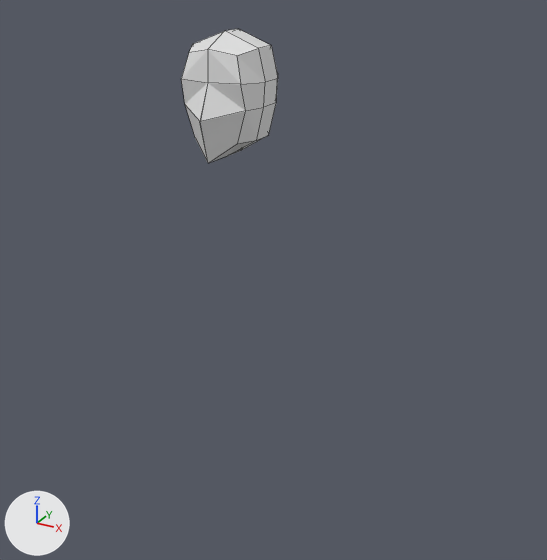
Renders of the Blender file Blender/low_poly_character.blend from each side of a commit.
Both versions are drawn from a camera (50 mm lens) standing at (9.55, -15.38, 2.97) and looking at (0.85, 0.44, -4.94). The axes (+X, +Y, +Z) are drawn at lower left. The lights are the same throughout. Mesh edges are drawn as thin lines.
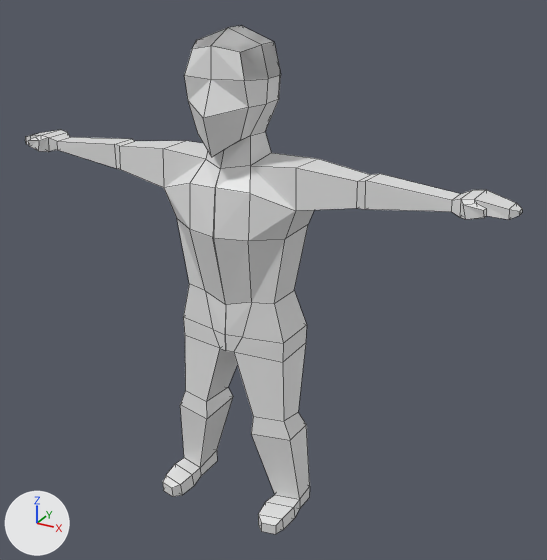
Commit message: Complete the basic shapes of the character

Pixel boxes [x1, y1, x2, y2] of what changed, in the pictures (547 x 560 px):
'Cube', reshaped, moved (408% wider, 277% taller)
    before: [181, 29, 278, 163]
    after: [25, 26, 522, 534]
part 1 of me_cube, added
    after: [192, 26, 281, 81]
part 2 of me_cube, built on
    before: [181, 79, 276, 163]
    after: [25, 75, 522, 534]

The change, as a list of edits to the scene's bpy script:
```text
Change me_cube:
    used by ob_cube; location = (0.0, 0.0, 0.0)
    remove me_cube.from_pydata(...)  # 28 vertices, 21 faces; spans x -0.01..1.04, y -1.41..1.02, z -1.6..1.25
    add me_cube.from_pydata(...)  # 186 vertices, 154 faces; spans x -0.91..6.86, y -1.52..1.09, z -11.61..1.25
    me_cube part 1: a new loose piece of 19 vertices spanning x 0.0..1.04, y -1.01..1.02, z -1.18..1.25, in mat_material (white #e7e7e7)
    me_cube part 2
    1 face is deleted
    8 vertices move from x -0.01..0.8, y -1.41..0.81, z -1.6..-0.58 to x 0.0..0.6, y -1.41..0.7, z -1.53..-0.58
    101 vertices are added at x -0.91..6.86, y -1.52..1.09, z -11.61..-1.69
    101 new faces join them
Change ob_cube:
    ob_cube.location: (0.0, 0.0, 0.0) -> (0.02, 0.11, 0.06)
```
